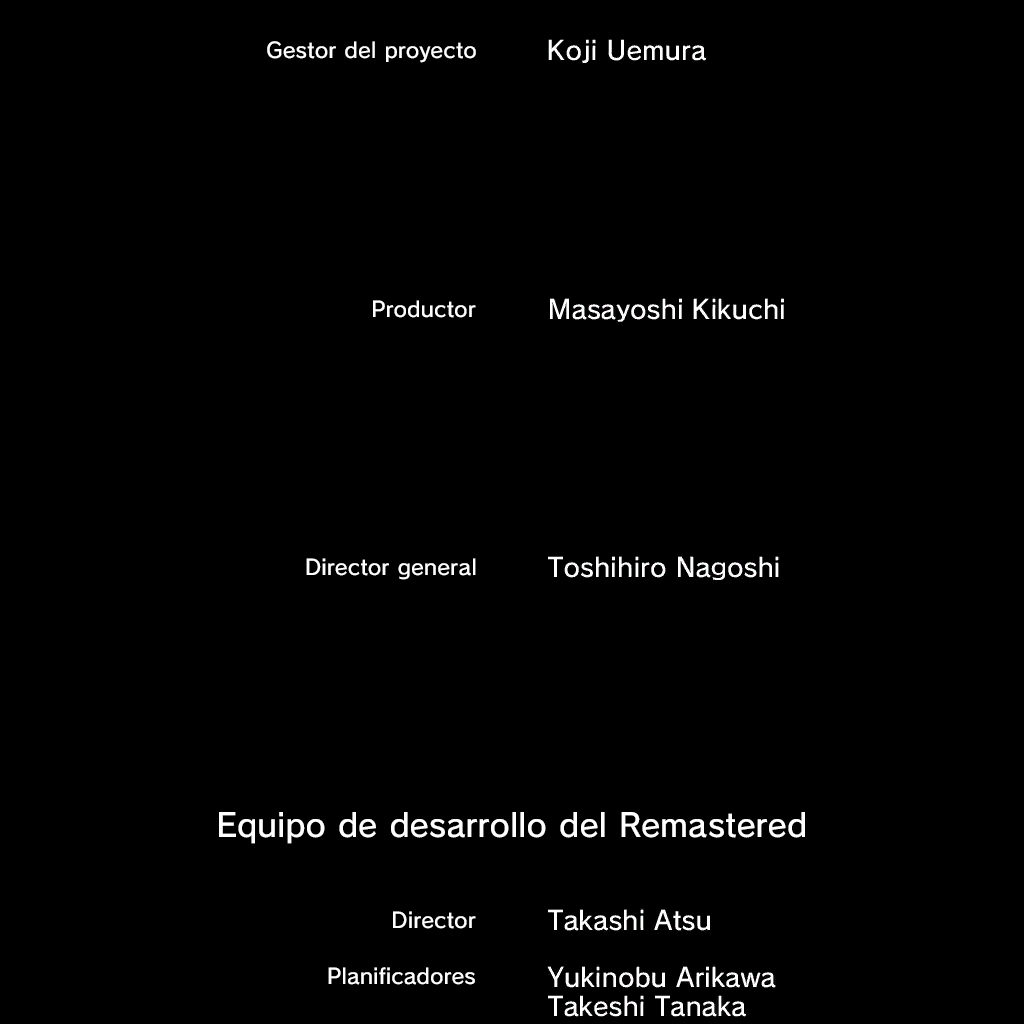
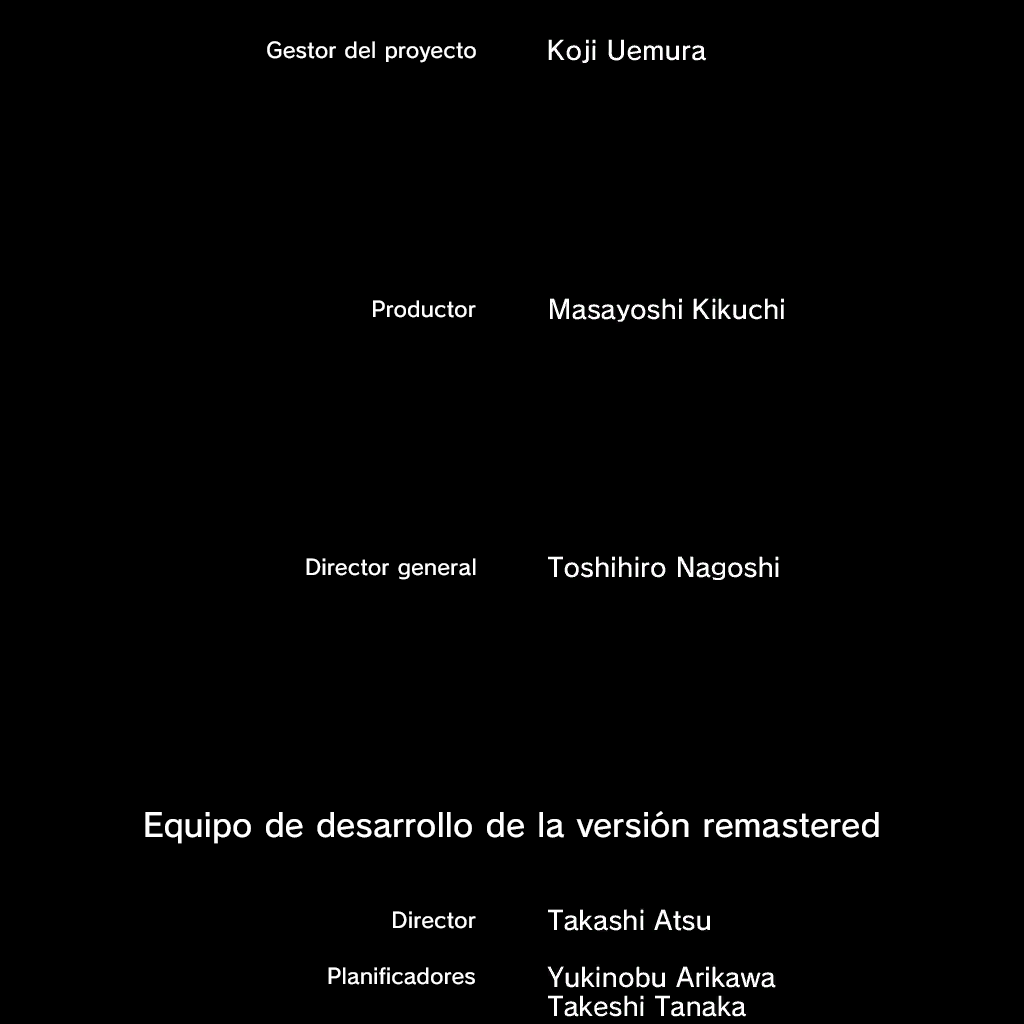
The second 1024x1024 image is a revision of the first. Changes to its layers:
renamed "Equipo de desarrollo del Remastered" to "Equipo de desarrollo de la versión remastered", painted on it over bbox(145, 811, 879, 844)
